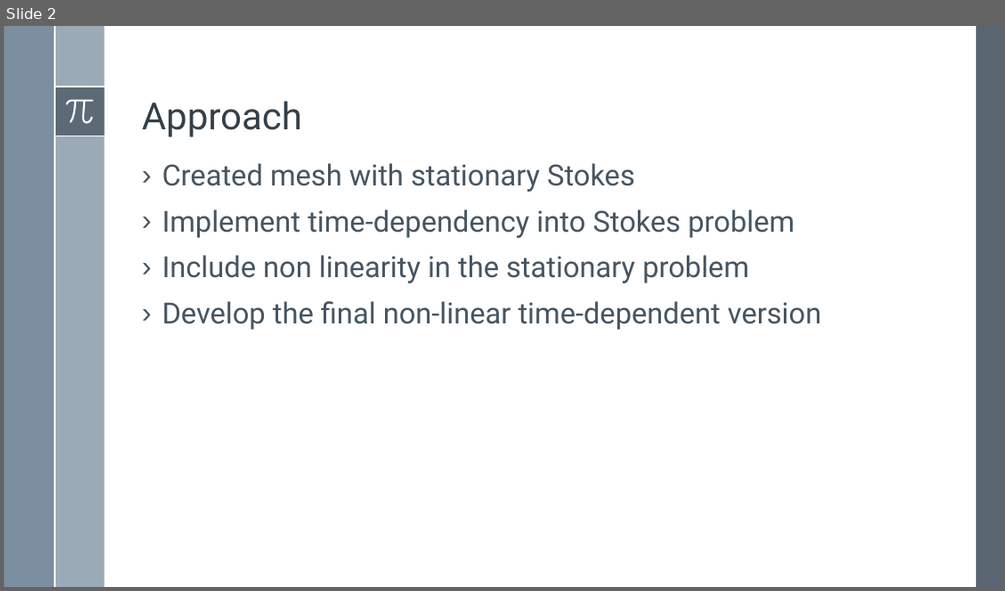
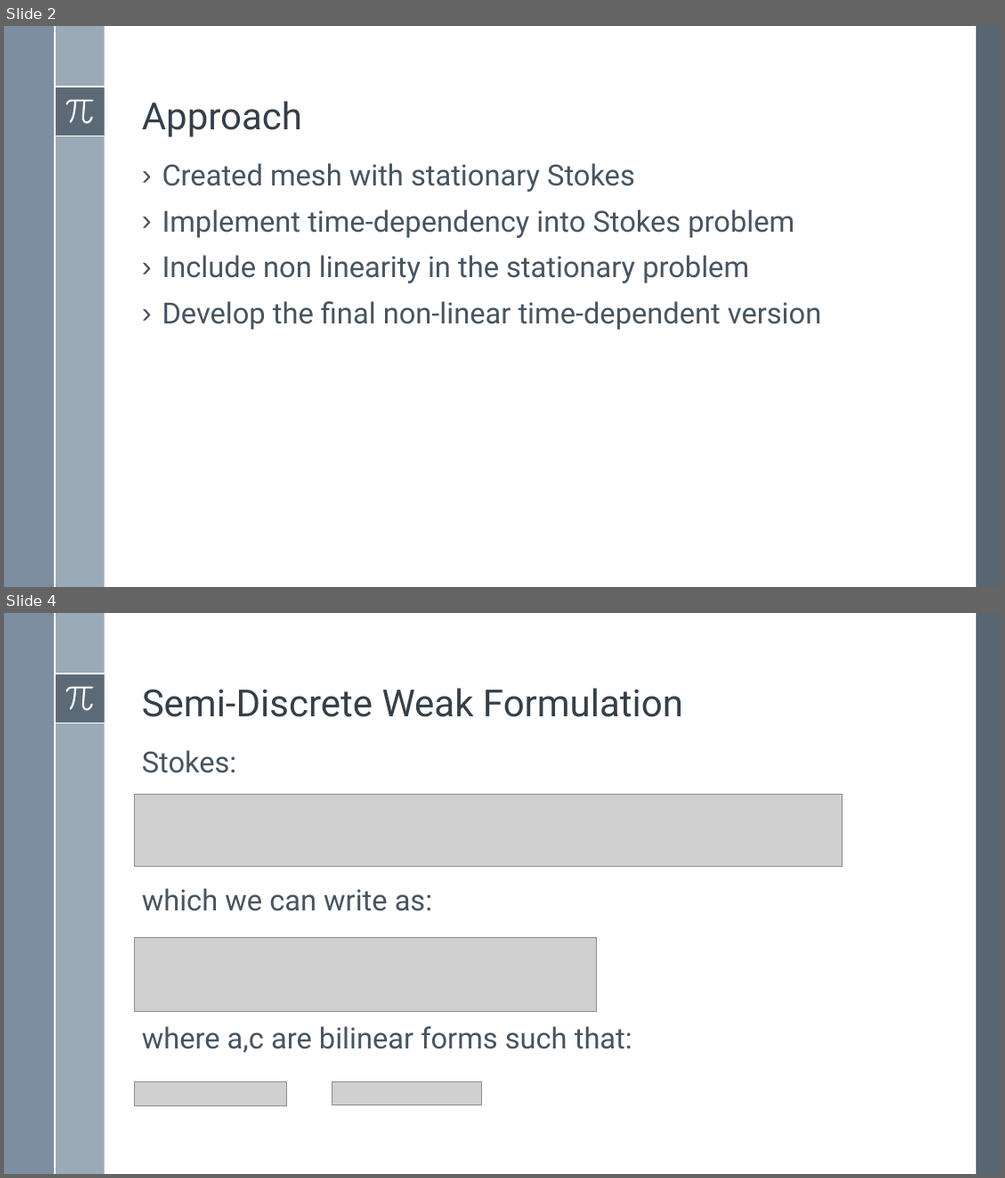
Before and after one commit to simone-fdr/navier-stokes, a slide deck: Presentatione_NMPDE_Navier_Stokes_temp.pptx. Shown one above the other, each under a label of ours: slide 2 before the commit, slides 2 and 4 after it; the slides between them are not shown. The pictures are 1005x591 and 1005x1178 pixels, drawn with LibreOffice and Linux fonts; fonts in the diff are those of the drawing; grey boxes stand for pictures. Boxes give left, top, right and bottom in pixels: in the first picture for what was removed or moved away, otherwise in the second. Text is boxed around its words. In the diff, an @@ line names an element or a change of style, - is before the commit and + after.

```diff
--- a/Presentatione_NMPDE_Navier_Stokes_temp.pptx
+++ b/Presentatione_NMPDE_Navier_Stokes_temp.pptx
@@ slide 4 added at [4, 613, 1001, 1174], background #FFFFFF; not listed: 8 template elements that a slide beside it also shows @@
@@ title added at [142, 688, 683, 717], 36 pt, text #35404A @@
+Semi-Discrete Weak Formulation
@@ text added at [142, 750, 632, 1053], 28 pt, text #465562 @@
+Stokes:
+which we can write as:
+where a,c are bilinear forms such that:
@@ picture added at [134, 794, 841, 866] @@
@@ picture added at [134, 937, 596, 1011] @@
@@ picture added at [134, 1082, 286, 1105] @@
@@ picture added at [332, 1081, 481, 1104] @@
```
Also in this commit, not shown: 3 slides changed, 11 other slides added, 3 slides removed.
